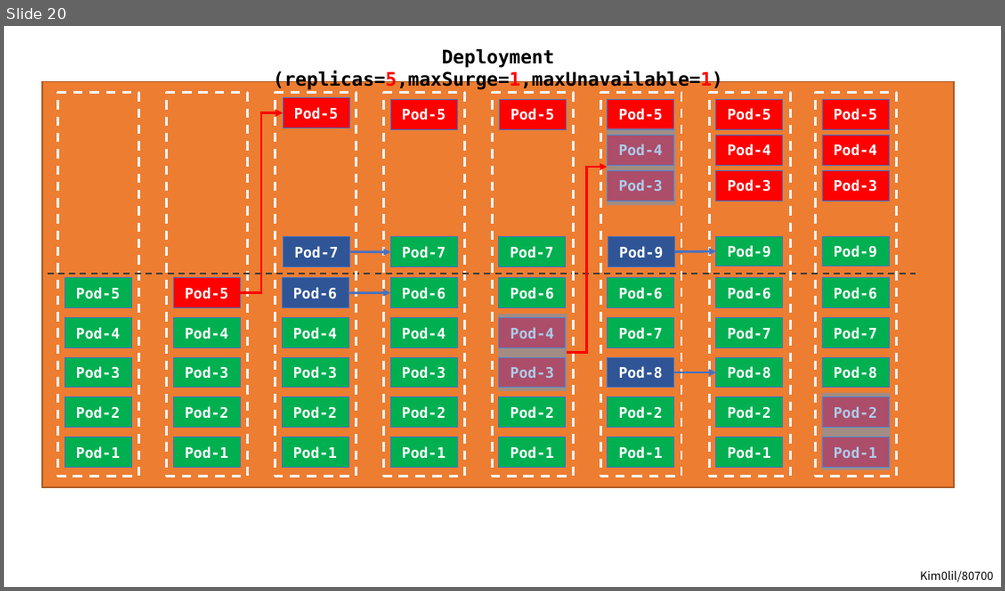
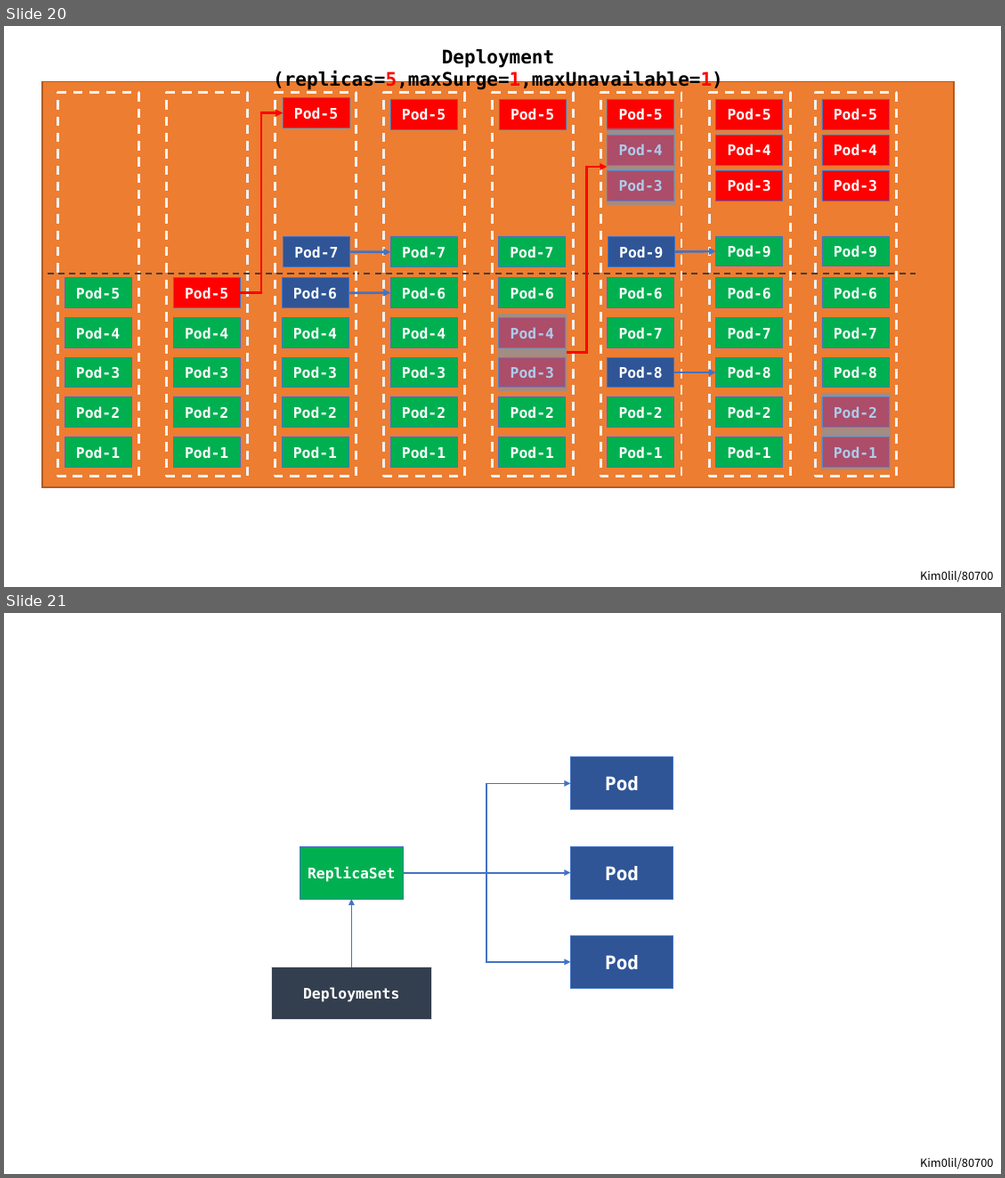
Before and after one commit to kim0lil/80700, a slide deck: assets/images.pptx. Shown one above the other, each under a label of ours: slide 20 before the commit, slides 20 and 21 after it. The pictures are 1005x591 and 1005x1178 pixels, drawn with LibreOffice and Linux fonts; fonts in the diff are those of the drawing. Boxes give left, top, right and bottom in pixels: in the first picture for what was removed or moved away, otherwise in the second. Text is boxed around its words. In the diff, an @@ line names an element or a change of style, - is before the commit and + after.

```diff
--- a/assets/images.pptx
+++ b/assets/images.pptx
@@ slide 21 added at bbox=[4, 613, 1001, 1174], background #FFFFFF @@
@@ group added at bbox=[272, 757, 674, 1020]: 5 rectangles, 2 elbow arrows, 2 arrows @@
+Pod
+Pod
+Pod
+ReplicaSet
+Deployments
@@ text added at bbox=[920, 1157, 993, 1169], 11 pt, text #000000 @@
+Kim0lil/80700
```
Also in this commit, not shown: 7 other slides added, 12 other files.
